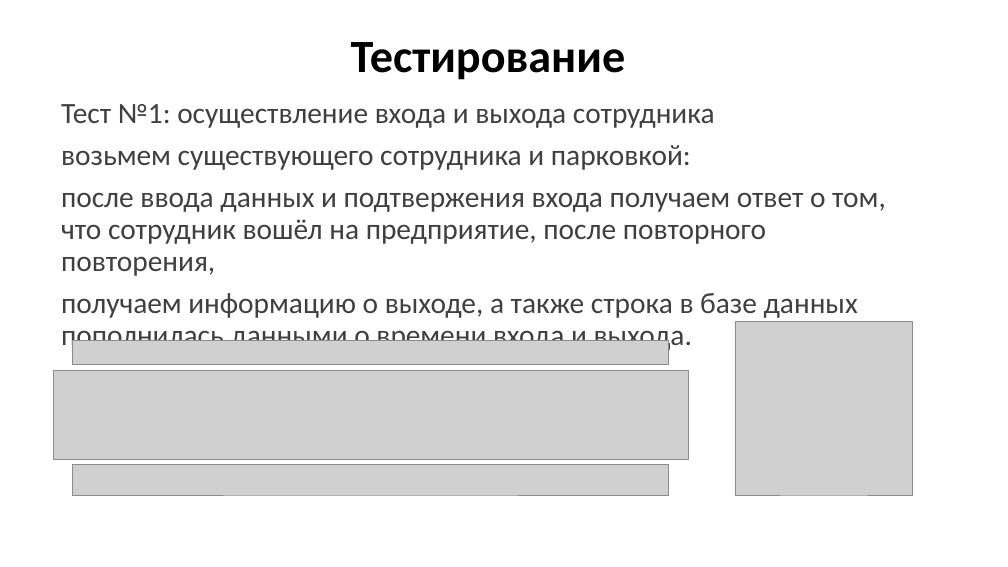
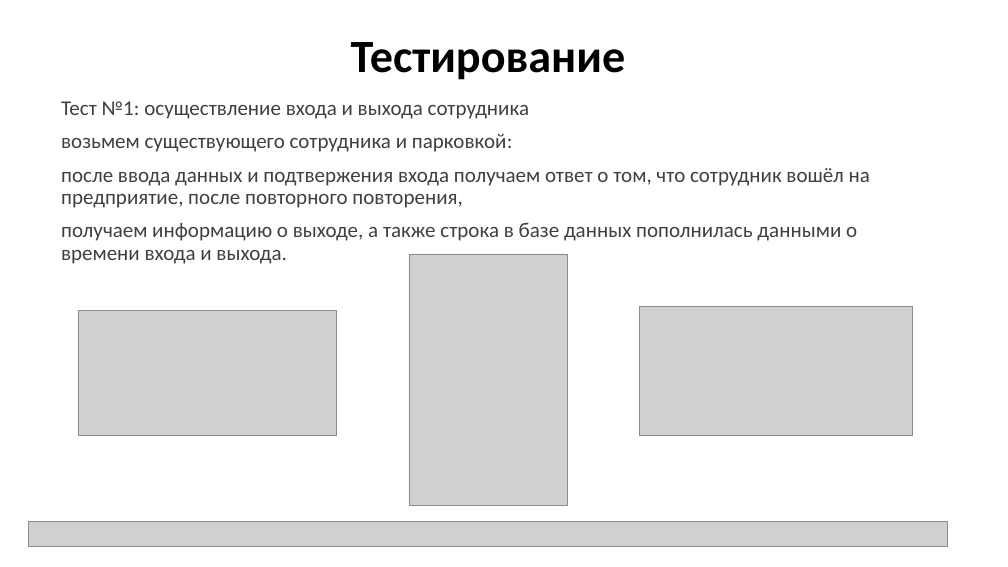
Before and after one commit to Asphie/Asphie, a slide deck: slide 7 of Проектная работа ЯП.pptx. Drawn at 1008x567 pixels with LibreOffice and Linux fonts; fonts in the diff are those of the drawing; grey boxes stand for pictures. Boxes give left, top, right and bottom in pixels: in the first picture for what was removed or moved away, otherwise in the second. Text is boxed around its words. In the diff, an @@ line names an element or a change of style, - is before the commit and + after.

```diff
--- a/Проектная работа ЯП.pptx
+++ b/Проектная работа ЯП.pptx
@@ text "Тест №1: осуществление входа и ..." at [61, 101, 870, 264]: size 28 to 20 pt @@
@@ picture added at [409, 254, 568, 506] @@
@@ picture added at [78, 310, 337, 436] @@
@@ picture added at [640, 306, 912, 436] @@
@@ picture removed at [735, 322, 912, 495] @@
@@ picture removed at [73, 340, 669, 364] @@
@@ picture removed at [54, 370, 689, 459] @@
@@ picture removed at [73, 465, 669, 495] @@
@@ picture added at [29, 522, 948, 547] @@
```
Also in this commit, not shown: 3 other slides changed, 2 slides added, 2 slides removed.
